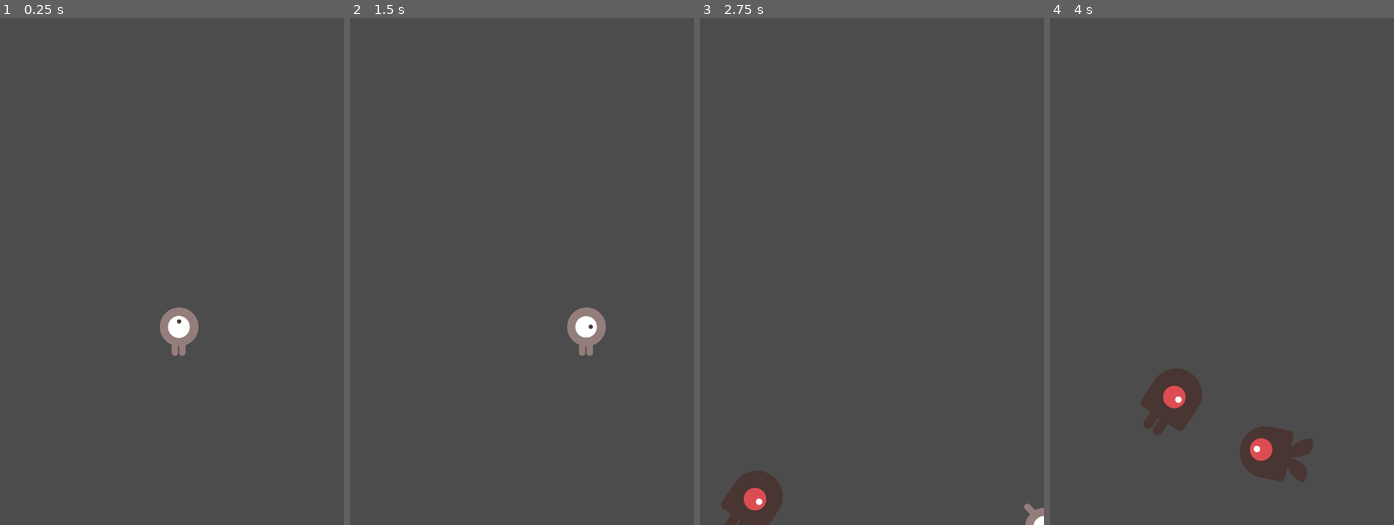
Above: before the commit, frames 1-4 (left to right).
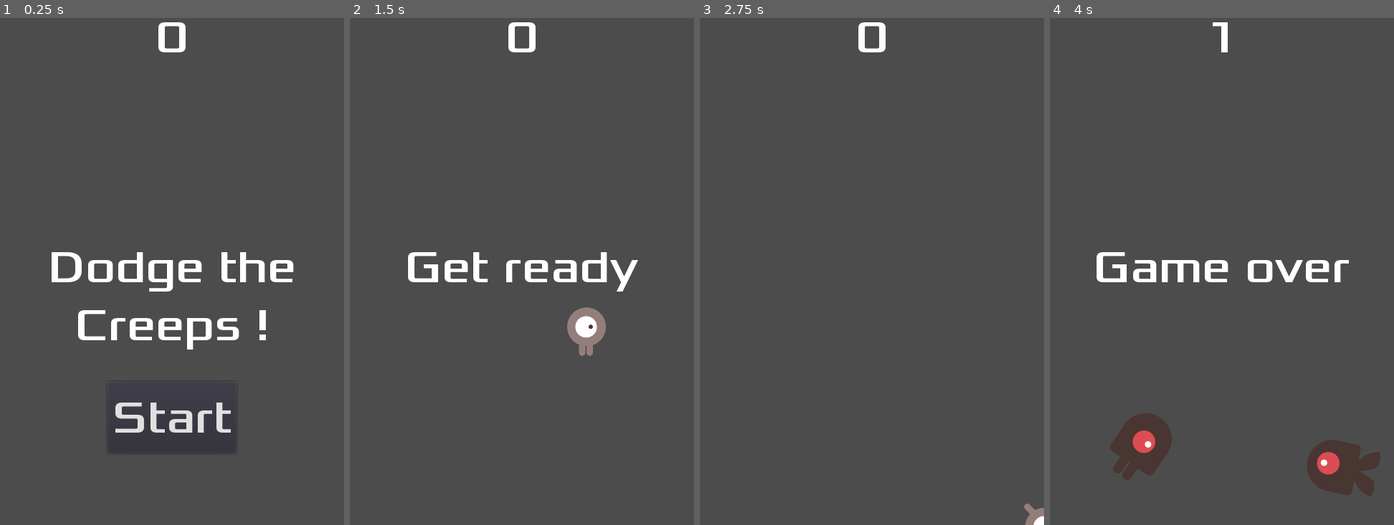
Above: after the commit, the same moments.

Repository: EnzoGalarza/entregas-idv-galarza-enzo
Game: Godot game, scene res://Main.tscn
Two runs of this game, one before a commit and one after it. Both use one fixed random seed, a clock stepped at 60 frames per second and the inputs below.
Inputs (mouse positions are in pixels of both pictures, inside the frame that each line leads up to):
- Up to frame 1 (0.25 s): no input
- Up to frame 2 (1.5 s): click (522, 418) at 0.5 s, where only the run after the commit has a clickable "Start"; tap Enter at 1.25 s; hold Right (move_right) from 1.28 s (still down)
- Up to frame 3 (2.75 s): release Right (move_right) at 2.03 s; hold Down (move_down) from 2.03 s (still down)
- Up to frame 4 (4 s): release Down (move_down) at 2.78 s; hold Right (move_right) 2.78-3.53 s; hold W (move_up) from 3.53 s (still down)

The runs differ from the first frame. In frame 1, 4.5% of the frame differs, in the area x 15-86%, y 0-86%; in frame 2, 1.8%; in frame 3, 1.7%; in frame 4, 7.8%, in the area x 13-96%, y 0-95%.

Commit message:
Creando y agregando un HUD simple

Diff:
--- /dev/null
+++ b/entrega-1-extra-galarza-enzo/HUD.gd
@@ -0,0 +1,28 @@
+extends CanvasLayer
+
+signal start_game
+
+func show_message(text):
+	$Message.text = text
+	$Message.show()
+	$MessageTimer.start()
+
+func show_game_over():
+	show_message("Game over")
+	yield($MessageTimer,"timeout")
+
+	$Message.text = "Dodge the\nCreeps!"
+	$Message.show()
+
+	yield(get_tree().create_timer(1),"timeout")
+	$StartButton.show()
+
+func update_score(score):
+	$ScoreLabel.text = str(score)
+
+func _on_MessageTimer_timeout():
+	$Message.hide()
+
+func _on_StartButton_pressed():
+	$StartButton.hide()
+	emit_signal("start_game")
--- /dev/null
+++ b/entrega-1-extra-galarza-enzo/HUD.tscn
@@ -0,0 +1,48 @@
+[gd_scene load_steps=4 format=2]
+
+[ext_resource path="res://HUD.gd" type="Script" id=1]
+[ext_resource path="res://fonts/Xolonium-Regular.ttf" type="DynamicFontData" id=2]
+
+[sub_resource type="DynamicFont" id=1]
+size = 64
+font_data = ExtResource( 2 )
+
+[node name="HUD" type="CanvasLayer"]
+script = ExtResource( 1 )
+
+[node name="ScoreLabel" type="Label" parent="."]
+anchor_right = 1.0
+margin_bottom = 78.0
+custom_fonts/font = SubResource( 1 )
+text = "0"
+align = 1
+
+[node name="Message" type="Label" parent="."]
+anchor_top = 0.5
+anchor_right = 1.0
+anchor_bottom = 0.5
+margin_top = -39.0
+margin_bottom = 39.0
+custom_fonts/font = SubResource( 1 )
+text = "Dodge the Creeps !"
+align = 1
+autowrap = true
+
+[node name="StartButton" type="Button" parent="."]
+anchor_left = 0.5
+anchor_top = 1.0
+anchor_right = 0.5
+anchor_bottom = 1.0
+margin_left = -90.0
+margin_top = -200.0
+margin_right = 90.0
+margin_bottom = -100.0
+custom_fonts/font = SubResource( 1 )
+text = "Start"
+
+[node name="MessageTimer" type="Timer" parent="."]
+wait_time = 2.0
+one_shot = true
+
+[connection signal="pressed" from="StartButton" to="." method="_on_StartButton_pressed"]
+[connection signal="timeout" from="MessageTimer" to="." method="_on_MessageTimer_timeout"]
--- a/entrega-1-extra-galarza-enzo/Main.gd
+++ b/entrega-1-extra-galarza-enzo/Main.gd
@@ -6,20 +6,24 @@
 
 func _ready():
 	randomize()
-	new_game()
 
 func game_over():
 	$ScoreTimer.stop()
 	$MobTimer.stop()
+	$HUD.show_game_over()
 
 func new_game():
 	score = 0
 	$Player.start($StartPosition.position)
 	$StartTimer.start()
+	$HUD.update_score(score)
+	$HUD.show_message("Get ready")
+	get_tree().call_group("mobs","queue_free")
 
 
 func _on_ScoreTimer_timeout():
 	score += 1
+	$HUD.update_score(score)
 
 func _on_StartTimer_timeout():
 	$MobTimer.start()
--- a/entrega-1-extra-galarza-enzo/Main.tscn
+++ b/entrega-1-extra-galarza-enzo/Main.tscn
@@ -1,8 +1,9 @@
-[gd_scene load_steps=5 format=2]
+[gd_scene load_steps=6 format=2]
 
 [ext_resource path="res://Main.gd" type="Script" id=1]
 [ext_resource path="res://Mob.tscn" type="PackedScene" id=2]
 [ext_resource path="res://Player.tscn" type="PackedScene" id=3]
+[ext_resource path="res://HUD.tscn" type="PackedScene" id=4]
 
 [sub_resource type="Curve2D" id=1]
 _data = {
@@ -32,7 +33,10 @@
 
 [node name="MobSpawnLocation" type="PathFollow2D" parent="MobPath"]
 
+[node name="HUD" parent="." instance=ExtResource( 4 )]
+
 [connection signal="hit" from="Player" to="." method="game_over"]
 [connection signal="timeout" from="MobTimer" to="." method="_on_MobTimer_timeout"]
 [connection signal="timeout" from="ScoreTimer" to="." method="_on_ScoreTimer_timeout"]
 [connection signal="timeout" from="StartTimer" to="." method="_on_StartTimer_timeout"]
+[connection signal="start_game" from="HUD" to="." method="new_game"]
--- a/entrega-1-extra-galarza-enzo/Mob.tscn
+++ b/entrega-1-extra-galarza-enzo/Mob.tscn
@@ -30,7 +30,7 @@
 radius = 35.0
 height = 28.0
 
-[node name="Mob" type="RigidBody2D"]
+[node name="Mob" type="RigidBody2D" groups=["mobs"]]
 collision_mask = 0
 gravity_scale = 0.0
 script = ExtResource( 7 )
